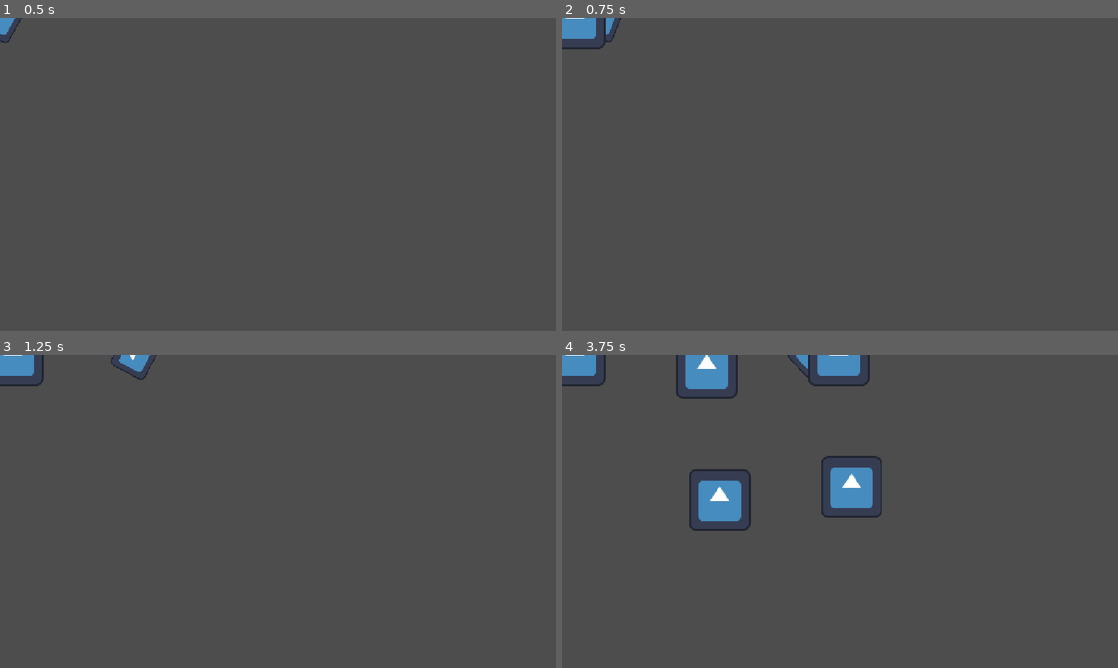
Above: before the commit, frames 1-4 (two rows, left to right).
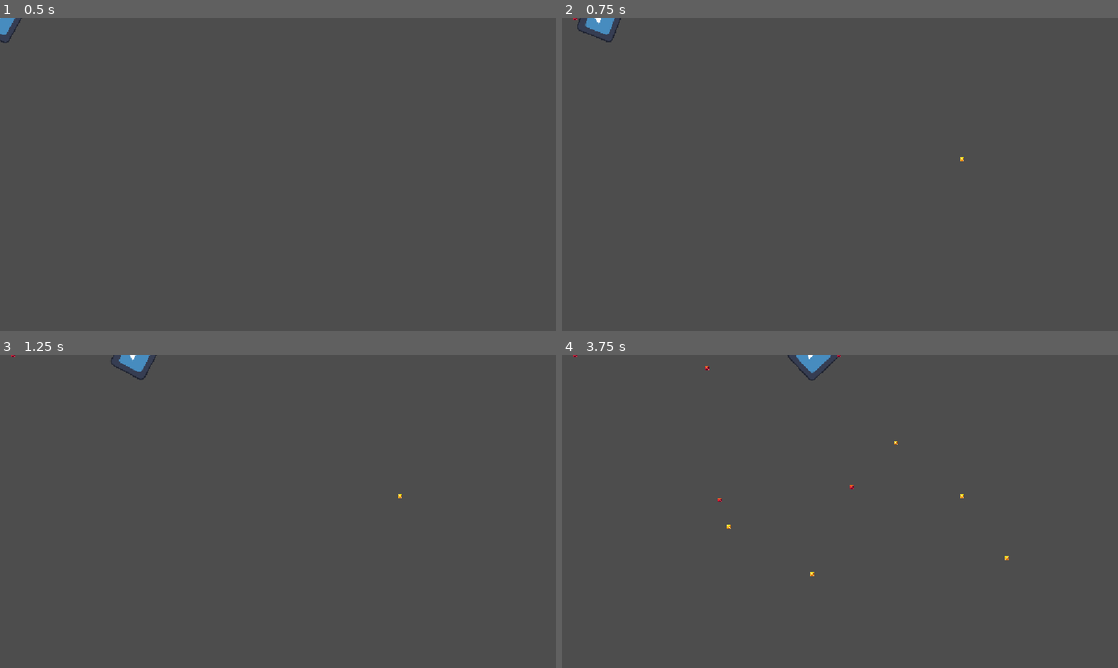
Above: after the commit, the same moments.

Repository: The-Lizzard-Wizard/transcendence_game
Game: Godot game, scene res://main.tscn
The game is run twice, just before and just after one commit, with the same random seed, the same clock (stepped at 60 frames per second) and the same inputs. The engine's default icon, where the game draws it, is replaced by a stand-in: a white triangle on a blue panel in a dark square.
Inputs (mouse positions are in pixels of both pictures, inside the frame that each line leads up to):
- Up to frame 1 (0.5 s): no input
- Up to frame 2 (0.75 s): tap Enter at 0.5 s; move the mouse to (962, 158) at 0.52 s; hold D (right) from 0.53 s (still down); click (962, 158) at 0.6 s
- Up to frame 3 (1.25 s): keep holding D (right)
- Up to frame 4 (3.75 s): move the mouse to (728, 527) at 1.27 s; release D (right) at 1.28 s; hold S (down) 1.28-2.03 s; click (728, 527) at 1.35 s; move the mouse to (895, 442) at 2.02 s; hold D (right) 2.03-2.78 s; click (895, 442) at 2.1 s; move the mouse to (812, 574) at 2.77 s; hold W (up) 2.78-3.53 s; click (812, 574) at 2.85 s; move the mouse to (1006, 558) at 3.52 s; hold A (left) from 3.53 s (still down); click (1006, 558) at 3.6 s

Frame 1 is identical in both runs. In frame 2, 0.5% of the frame differs, in the area x 0-73%, y 0-46%; in frame 3, 0.5%; in frame 4, 4.8%, in the area x 0-81%, y 0-71%.

Commit message:
add ray cast shoot

Diff:
--- a/scene/item/ray_bullet.tscn
+++ b/scene/item/ray_bullet.tscn
@@ -1,10 +1,16 @@
 [gd_scene format=3 uid="uid://dm5yl4iso1lvc"]
 
-[ext_resource type="Texture2D" uid="uid://dk3lsxd27bpdo" path="res://icon.svg" id="1_fnfep"]
+[ext_resource type="Script" uid="uid://btwr5p4x3rt8t" path="res://script/item/ray_bullet.gd" id="1_l6d8u"]
+[ext_resource type="Texture2D" uid="uid://t7oa1x85ks1y" path="res://assets/red.png" id="2_2hdiv"]
+[ext_resource type="Texture2D" uid="uid://bjplyc3egetl0" path="res://assets/yellow.png" id="3_s6qev"]
 
 [node name="RayBullet" type="Node2D" unique_id=1589218416]
+script = ExtResource("1_l6d8u")
 
 [node name="RayCast2D" type="RayCast2D" parent="." unique_id=2128252311]
 
-[node name="Sprite2D" type="Sprite2D" parent="." unique_id=2002608547]
-texture = ExtResource("1_fnfep")
+[node name="base" type="Sprite2D" parent="." unique_id=2002608547]
+texture = ExtResource("2_2hdiv")
+
+[node name="point" type="Sprite2D" parent="." unique_id=1590811071]
+texture = ExtResource("3_s6qev")
--- /dev/null
+++ b/script/item/ray_bullet.gd
@@ -0,0 +1,11 @@
+extends Node2D
+
+
+# Called when the node enters the scene tree for the first time.
+func _ready() -> void:
+	$point.position = $RayCast2D.target_position
+
+
+# Called every frame. 'delta' is the elapsed time since the previous frame.
+func _process(delta: float) -> void:
+	pass
--- a/script/player/player.gd
+++ b/script/player/player.gd
@@ -22,9 +22,12 @@
 	if Input.is_action_just_pressed("shoot"):
 		print("shoot")
 		var shoot = load("res://scene/item/ray_bullet.tscn")
-		var shoot_ins = shoot.instantiate()
+		var shoot_ins : Node2D = shoot.instantiate()
 		shoot_ins.position = position
-		get_parent().add_child(shoot_ins)
+		var ray: RayCast2D = shoot_ins.get_node("RayCast2D")
+		ray.target_position = ray.to_local(get_global_mouse_position())
+
+		get_tree().current_scene.add_child(shoot_ins)
 
 
 	if vel.length() > 0:
Not shown, added: script/item/ray_bullet.gd.uid
